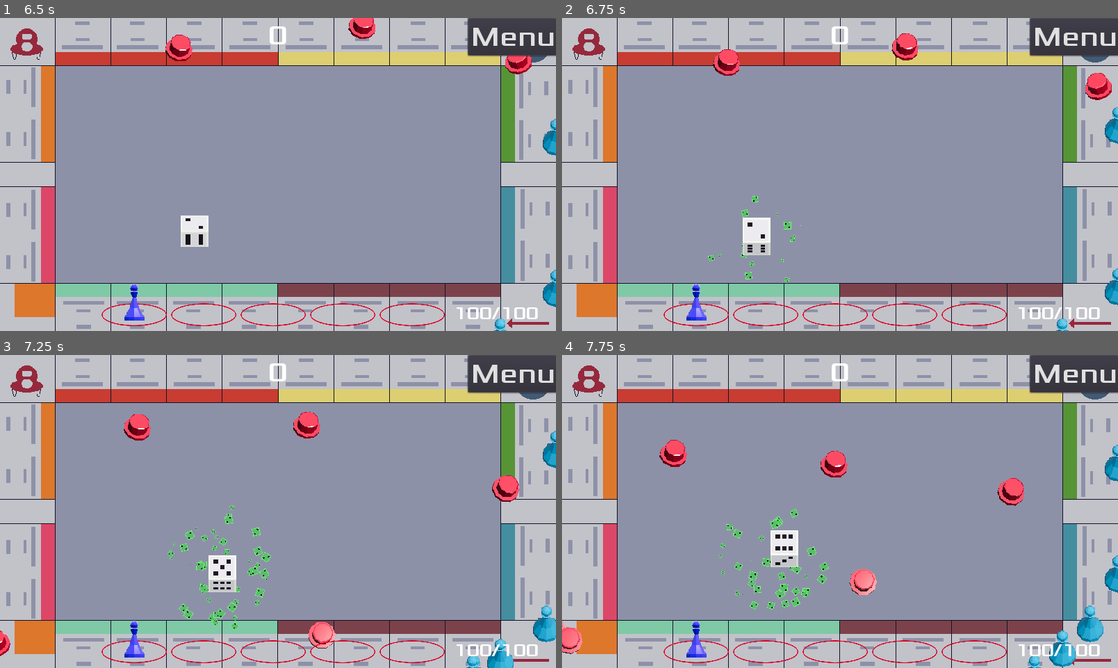
Above: before the commit, frames 1-4 (two rows, left to right).
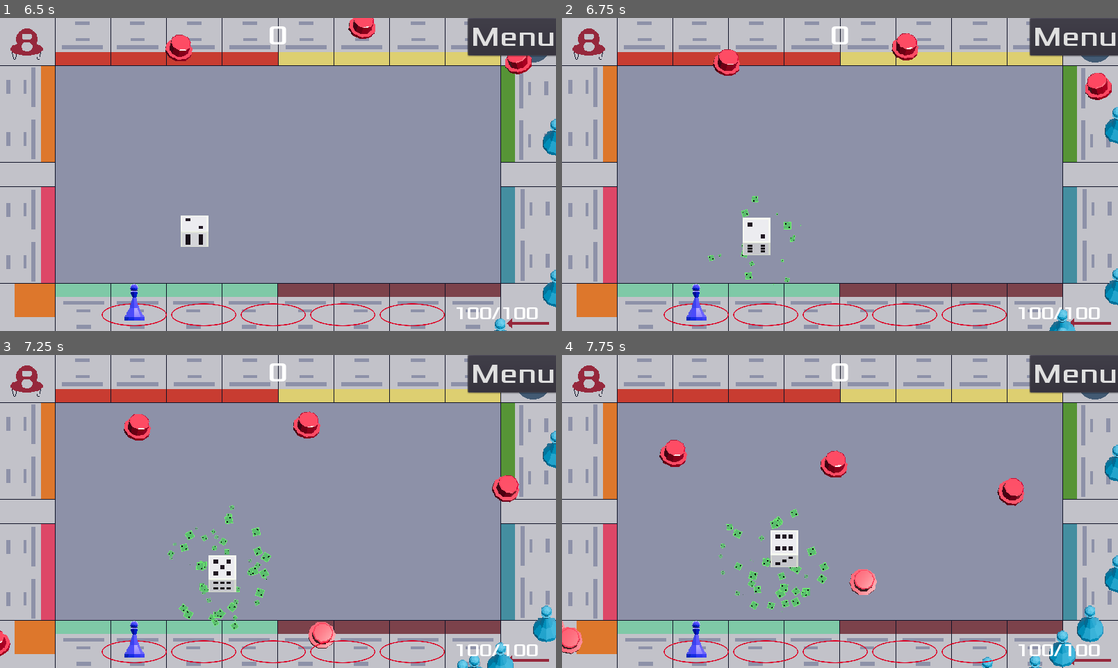
Above: after the commit, the same moments.

Repository: sialiss/GMTK-gamejam2022
Game: Godot game, scene res://scenes/Menu/Menu.tscn
Same seed, same stepped clock (60 frames per second), same inputs: the game is played once before the commit and once after it. Sound files missing from this copy of the repository are replaced by a short silence.
Inputs:
- Up to frame 1 (6.5 s): click "Start" at 0.5 s; tap Enter at 1.25 s; hold Up (move_up) 1.28-2 s; click "Menu" at 2 s; hold Up (move_up) 2.78-3.5 s; click "Start" at 3.5 s; tap Space at 4.25 s; hold Left (move_left) 4.28-5.78 s; hold Down (move_down) from 5.78 s (still down)
- Up to frame 2 (6.75 s): release Down (move_down) at 6.53 s; hold Right (move_right) from 6.53 s (still down)
- Up to frame 3 (7.25 s): keep holding Right (move_right)
- Up to frame 4 (7.75 s): release Right (move_right) at 7.28 s; hold Up (move_up) from 7.28 s (still down)

Frame 1 is identical in both runs. In frame 2, 0.2% of the frame differs, in the area x 87-93%, y 93-100%; in frame 3, 0.2%, in the area x 82-93%, y 90-100%; in frame 4, less than 0.1%.

Commit message:
Make pawns pushable

Diff:
--- a/scenes/Enemy/Pawn/EnemyPawn.gd
+++ b/scenes/Enemy/Pawn/EnemyPawn.gd
@@ -47,13 +47,13 @@
 		var angle = direction.angle() + rand_range(-TAU/4, TAU/4)
 		angle = stepify(angle, TAU/4)
 		var new_position = host.global_position + Vector2.RIGHT.rotated(angle)*host.step_size
+		new_position.x = stepify(new_position.x, host.step_size.x)
+		new_position.y = stepify(new_position.y, host.step_size.y)
 
-		# var direction = Vector2.RIGHT.rotated(TAU/4 * (randi()%4))
-		# var new_position = host.global_position + direction*host.step_size
-
-		var tween = create_tween().set_ease(Tween.EASE_OUT).set_trans(Tween.TRANS_CUBIC)
+		var tween = create_tween().set_ease(Tween.EASE_OUT).set_trans(Tween.TRANS_CUBIC).set_parallel(true)
 		tween.tween_property(host, "global_position", new_position, host.step_duration)
-		tween.tween_callback(self, "stop")
+		tween.tween_property(host, "global_rotation", 0.0, host.step_duration)
+		tween.chain().tween_callback(self, "stop")
 
 	func stop():
 		if host.Visibility.is_on_screen():
--- a/scenes/Enemy/Pawn/EnemyPawn.tscn
+++ b/scenes/Enemy/Pawn/EnemyPawn.tscn
@@ -15,8 +15,8 @@
 height = 1.99998
 
 [node name="EnemyPawn" type="RigidBody2D"]
-collision_layer = 2
-collision_mask = 0
+collision_layer = 258
+collision_mask = 257
 gravity_scale = 0.0
 script = ExtResource( 3 )
 
